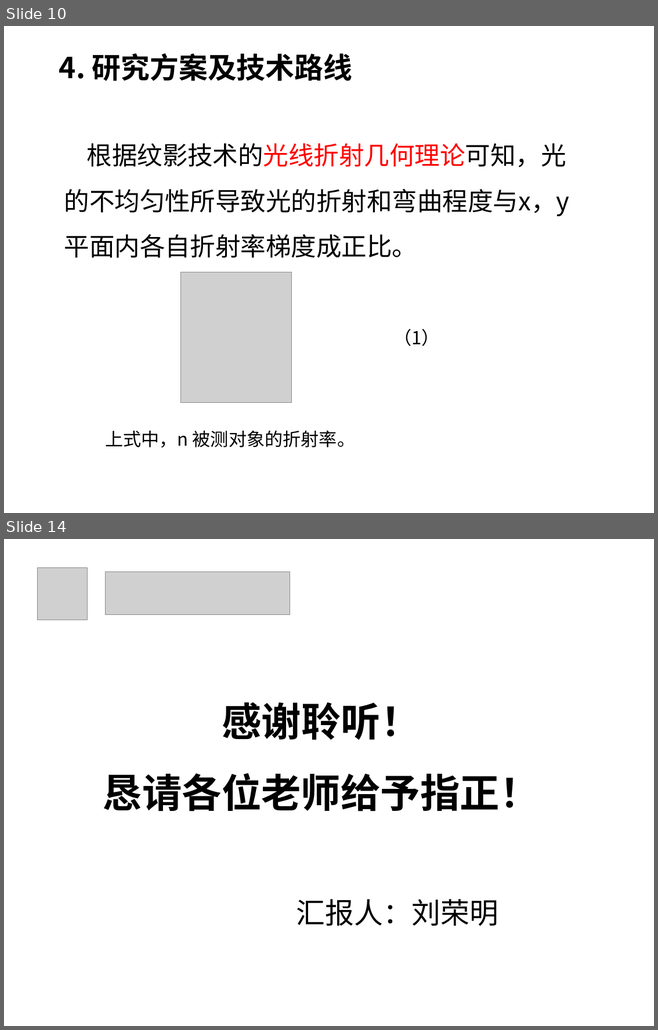
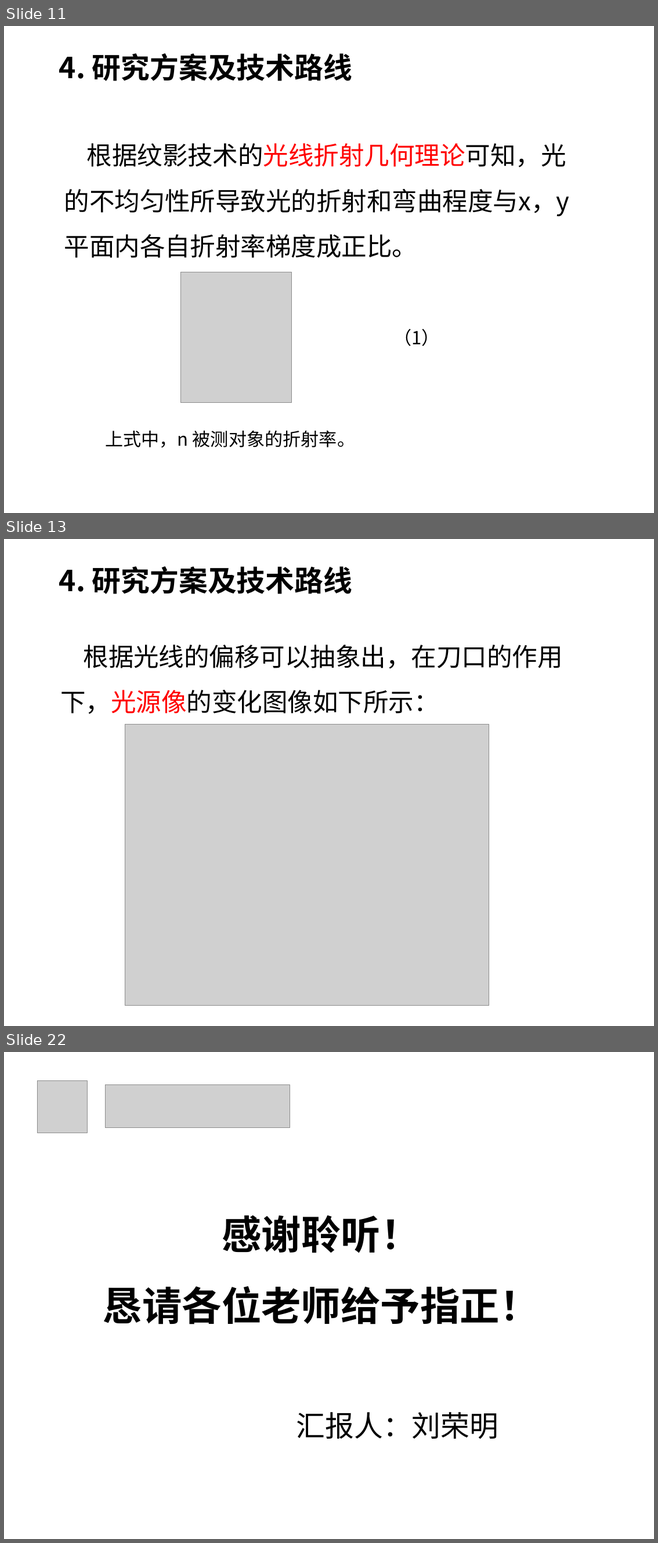
Before and after one commit to Kate-liu/Master-Study, a slide deck: 6-Record/1-开题/开题报告/1816210692-刘荣明.ppt. Shown one above the other, each under a label of ours: slides 10 and 14 before the commit, slides 11, 13 and 22 after it; the slides between them are not shown. The pictures are 658x1030 and 658x1543 pixels, drawn with LibreOffice and Linux fonts; fonts in the diff are those of the drawing; grey boxes stand for pictures; background and template pictures are left out. Boxes give left, top, right and bottom in pixels: in the first picture for what was removed or moved away, otherwise in the second. Text is boxed around its words. In the diff, an @@ line names an element or a change of style, - is before the commit and + after.

```diff
--- a/6-Record/1-开题/开题报告/1816210692-刘荣明.ppt
+++ b/6-Record/1-开题/开题报告/1816210692-刘荣明.ppt
@@ slide 13 added at [4, 539, 654, 1026], background #FFFFFF @@
@@ text added at [59, 566, 352, 594], 32 pt, text #000000, bold @@
+4. 研究方案及技术路线
@@ text added at [60, 645, 562, 714], 28 pt, text #000000 @@
+根据光线的偏移可以抽象出，在刀口的作用下，光源像的变化图像如下所示：
@@ line added from (329, 674) to (329, 896), #FFFFFF 0.51 pt dashed @@
@@ picture added at [125, 725, 489, 1006] @@
@@ what was slide 10 is now slide 11 @@
@@ what was slide 14 is now slide 22 @@
```
Also in this commit, not shown: 2 slides changed, 9 other slides added, 2 slides removed, 1 other file.
